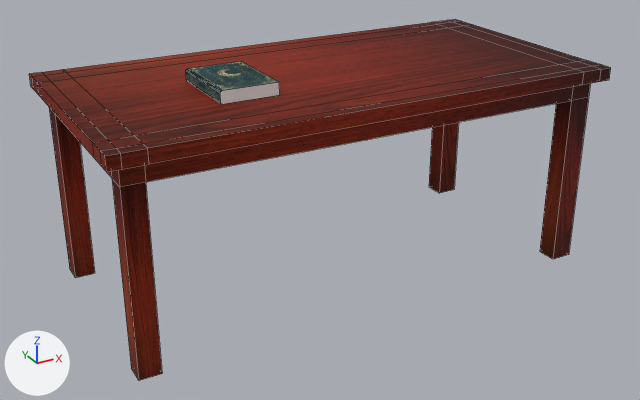
The Blender file Assets/Objects/Blender Files/GameObjects.blend as it was, and as the next commit left it.
The view is the same before and after, from a 50 mm lens placed at (-3.22, -5.81, 3.48), pointed at (-0.09, -0.11, 0.63). The axes (+X, +Y, +Z) are drawn at lower left. The lights are the same throughout. Mesh edges are drawn as thin lines.

Before the edit, the objects in view are built like this:
```python
me_cube_001 = bpy.data.meshes.new('Cube.001')
me_cube_001.from_pydata(...)  # 16 vertices, 10 faces; spans x -0.226..0.221, y -0.324..0.324, z -0.049..0.049
me_cube_001.materials.append(mat_material_002)  # picture img_book_2_jpg
me_plane = bpy.data.meshes.new('Plane')
me_plane.from_pydata(...)  # 104 vertices, 102 faces; spans x -1.99..2.01, y -0.99..1.01, z 0.0..1.65
me_plane.materials.append(mat_material_001)  # picture img_wood_2_jpg
ob_book = bpy.data.objects.new('Book', me_cube_001)
ob_book.location = (-0.794, -0.08, 1.693)
ob_table = bpy.data.objects.new('Table', me_plane)
ob_table.location = (0.0, 0.0, 0.0)
```
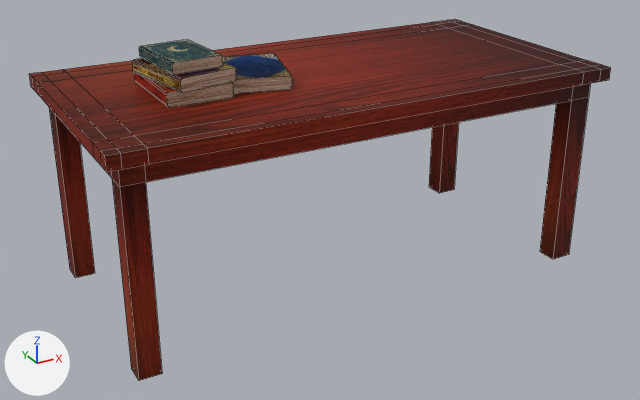
Changed parts and their boxes [x1, y1, x2, y2] in the pictures (640 x 400 px):
'Book', recoloured, surface changed, moved, turned
    before: [186, 61, 280, 104]
    after: [132, 58, 236, 93]
'obj_book_blue', added
    after: [222, 54, 292, 93]
'obj_book_green', added
    after: [139, 40, 223, 75]
'obj_book_red', added (brown)
    after: [134, 73, 234, 108]

What the commit changed:
Picture 'books.jpg' (img_books_jpg) is new.
Material 'mat_book' (mat_mat_book) is new.
Its texture is img_books_jpg.
Its roughness is 1.0.
Its specular ior level is 0.0.
me_cube_001 has 16 vertices, 10 faces and spans x -0.226..0.221, y -0.324..0.324, z -0.049..0.049.
me_cube_001 is used by ob_book; location (-0.794, -0.08, 1.693).
me_cube_001 no longer uses material mat_material_002 (picture img_book_2_jpg).
me_cube_001 part 1: texture (UV) coordinates of 10 of 10 faces, centred in x -0.226..0.221, y -0.324..0.324, z -0.049..0.049, changed; they spanned u 0.01..0.94, v 0.21..0.74 and now span u 0.34..1.0, v 0.01..0.99.
me_cube_001 now uses material mat_mat_book (picture img_books_jpg).
Mesh me_cube_004 is new.
It has 16 vertices, 10 faces and spans x -0.226..0.221, y -0.324..0.324, z -0.049..0.049.
It uses material mat_mat_book (picture img_books_jpg).
Mesh me_cube_003 is new.
It has 16 vertices, 10 faces and spans x -0.214..0.209, y -0.289..0.289, z -0.042..0.042.
It uses material mat_mat_book (picture img_books_jpg).
Mesh me_cube_001_1 is new.
It has 16 vertices, 10 faces and spans x -0.241..0.24, y -0.349..0.349, z -0.053..0.053.
It uses material mat_mat_book (picture img_books_jpg).
Object 'Book' (ob_book) moves from (-0.794, -0.08, 1.693) to (-1.125, -0.009, 1.803).
Object 'Book' (ob_book) turns from (0, 0, 0) to (0, 0, 11) degrees about x, y and z.
Object 'obj_book_blue' (ob_obj_book_blue) is new; it shows me_cube_004.
Its location is (-0.572, 0.025, 1.705).
Its rotation in degrees is (0, 0, -15).
Object 'obj_book_green' (ob_obj_book_green) is new; it shows me_cube_003.
Its location is (-1.137, 0.009, 1.902).
Object 'obj_book_red' (ob_obj_book_red) is new; it shows me_cube_001_1.
Its location is (-1.126, 0.03, 1.705).
